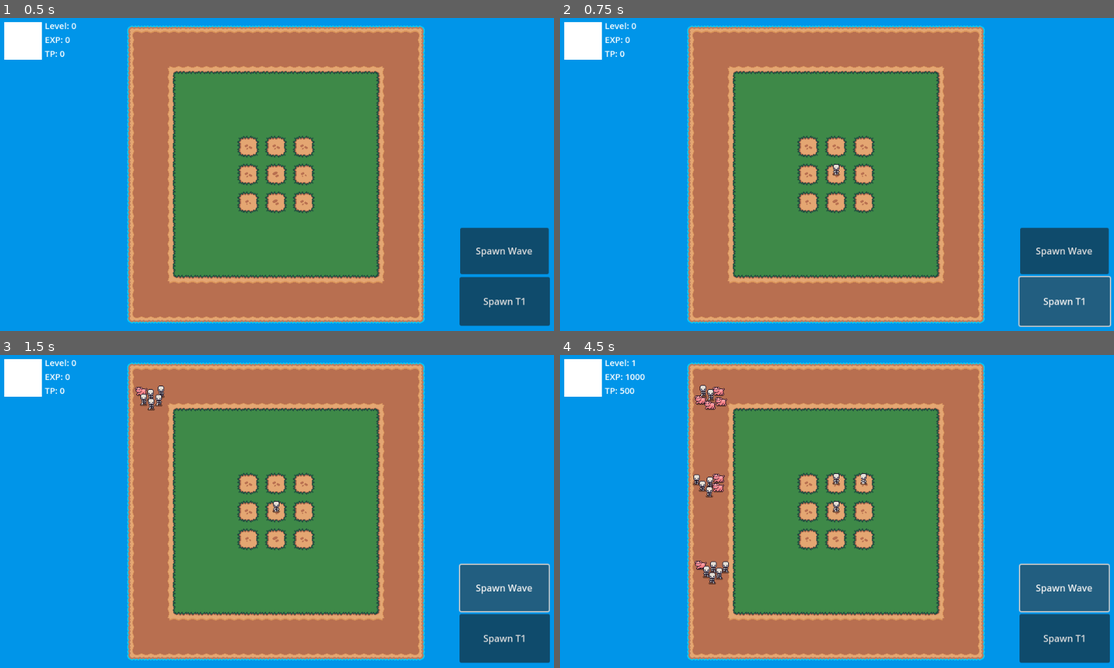
Above: before the commit, frames 1-4 (two rows, left to right).
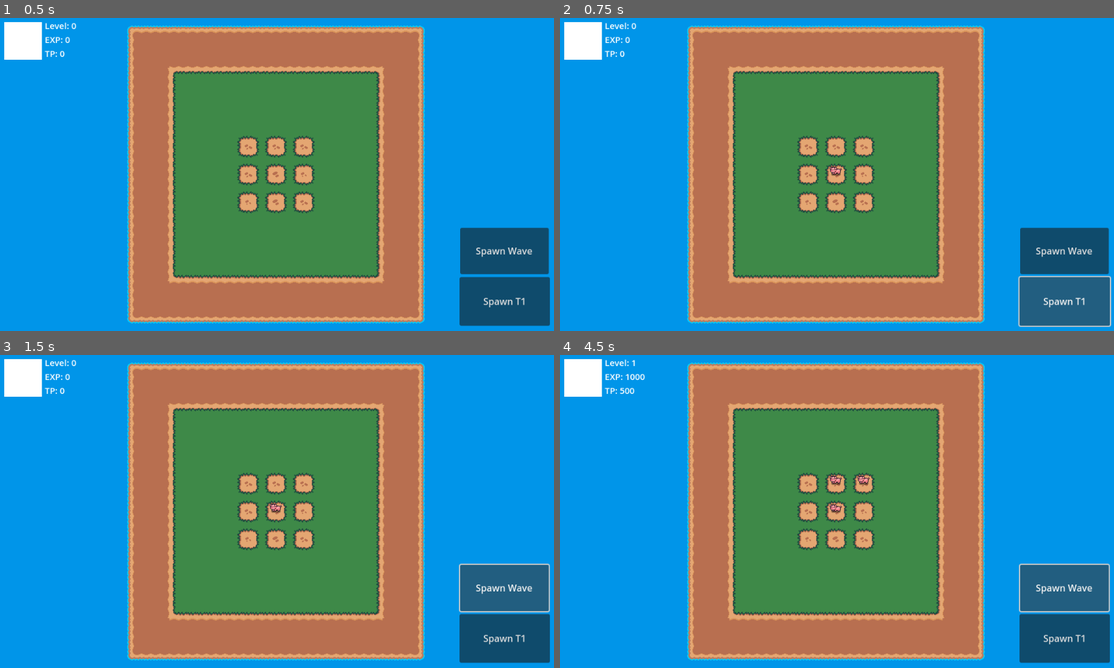
Above: after the commit, the same moments.

Repository: Rowan-Maynor/conjure
Game: Godot game, scene res://scenes/game.tscn
The game is run twice, just before and just after one commit, with the same random seed, the same clock (stepped at 60 frames per second) and the same inputs.
Inputs:
- Up to frame 1 (0.5 s): no input
- Up to frame 2 (0.75 s): click "Spawn T1" at 0.5 s
- Up to frame 3 (1.5 s): click "Spawn Wave" at 1.25 s
- Up to frame 4 (4.5 s): click "Spawn T1" at 2 s; click "Spawn Wave" at 2.75 s; click "Spawn T1" at 3.5 s; click "Spawn Wave" at 4.25 s

Frame 1 is identical in both runs. In frame 2, less than 0.1% of the frame differs, in the area x 48-51%, y 46-51%; in frame 3, 0.3%; in frame 4, 1.0%, in the area x 23-56%, y 9-74%.

Commit message:
Waves now spawn on a delay

Diff:
--- a/scenes/game.tscn
+++ b/scenes/game.tscn
@@ -164,6 +164,7 @@
 metadata/_edit_lock_ = true
 
 [node name="Camera2D" type="Camera2D" parent="."]
+visible = false
 position = Vector2(480, 272)
 position_smoothing_enabled = true
 metadata/_edit_lock_ = true
@@ -175,6 +176,7 @@
 offset_bottom = -1.0
 
 [node name="boundries" type="StaticBody2D" parent="."]
+visible = false
 metadata/_edit_lock_ = true
 
 [node name="inner_left" type="CollisionShape2D" parent="boundries"]
@@ -218,6 +220,7 @@
 metadata/_edit_lock_ = true
 
 [node name="player_spawn_areas" type="Node2D" parent="."]
+visible = false
 y_sort_enabled = true
 metadata/_edit_lock_ = true
 
@@ -330,6 +333,7 @@
 metadata/_edit_lock_ = true
 
 [node name="enemy_spawn_areas" type="Node2D" parent="."]
+visible = false
 metadata/_edit_lock_ = true
 
 [node name="enemy_spawn_area_1" type="Area2D" parent="enemy_spawn_areas"]
@@ -437,3 +441,8 @@
 [node name="top_right" type="Marker2D" parent="enemy_path_points"]
 position = Vector2(696, 56)
 metadata/_edit_lock_ = true
+
+[node name="wave_delay" type="Timer" parent="."]
+wait_time = 3.0
+
+[connection signal="timeout" from="wave_delay" to="." method="_on_wave_delay_timeout"]
--- a/scripts/game.gd
+++ b/scripts/game.gd
@@ -2,10 +2,16 @@
 
 var player_data_path = "user://player_data.json"
 var player_data: Dictionary = {}
-var t1_units = [
-	"res://scenes/units/t1/pig.tscn",
-	"res://scenes/units/t1/skeleton.tscn"
-]
+
+#handles wave information
+var wave = 1
+var waves_remaining = 0
+var wave_data = {
+	"wave1": {"unit": "res://scenes/units/t1/skeleton.tscn",
+	"wave_count": 6},
+	"wave2": {"unit": "res://scenes/units/t1/pig.tscn",
+	"wave_count": 6},
+}
 
 #handles drag select
 var selected = []
@@ -152,3 +158,14 @@
 	save_player_data(path, data)
 	load_player_data(path)
 	update_player_data_ui(player_data)
+
+
+func _on_wave_delay_timeout() -> void:
+	if(waves_remaining > 0):
+		var spawn_areas = get_tree().get_root().get_node("game/enemy_spawn_areas").get_children()
+		for spawn_point in spawn_areas:
+			var unit = load(wave_data["wave" + str(wave)]["unit"]).instantiate()
+			unit.position = spawn_point.global_position
+			unit.control = "enemy"
+			get_tree().get_root().get_node("game").add_child(unit)
+		waves_remaining -= 1
--- a/scripts/spawn_t1.gd
+++ b/scripts/spawn_t1.gd
@@ -2,7 +2,6 @@
 
 var t1_units = [
 	"res://scenes/units/t1/pig.tscn",
-	"res://scenes/units/t1/skeleton.tscn"
 ]
 
 func _on_pressed():
--- a/scripts/spawn_wave.gd
+++ b/scripts/spawn_wave.gd
@@ -1,14 +1,7 @@
 extends Button
 
-var t1_units = [
-	"res://scenes/units/t1/pig.tscn",
-	"res://scenes/units/t1/skeleton.tscn"
-]
-
 func _on_pressed():
-	var spawn_areas = get_tree().get_root().get_node("game/enemy_spawn_areas").get_children()
-	for spawn_point in spawn_areas:
-		var unit = load(t1_units.pick_random()).instantiate()
-		unit.position = spawn_point.global_position
-		unit.control = "enemy"
-		get_tree().get_root().get_node("game").add_child(unit)
+	var current_wave = get_tree().get_root().get_node("game").wave
+	var wave_data = get_tree().get_root().get_node("game").wave_data
+	get_tree().get_root().get_node("game").waves_remaining = wave_data["wave" + str(current_wave)]["wave_count"]
+	get_tree().get_root().get_node("game/wave_delay").start()
